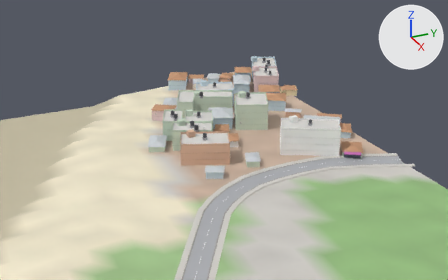
The glTF model city/hi/t_-3_-1.glb: old version first, new version second.
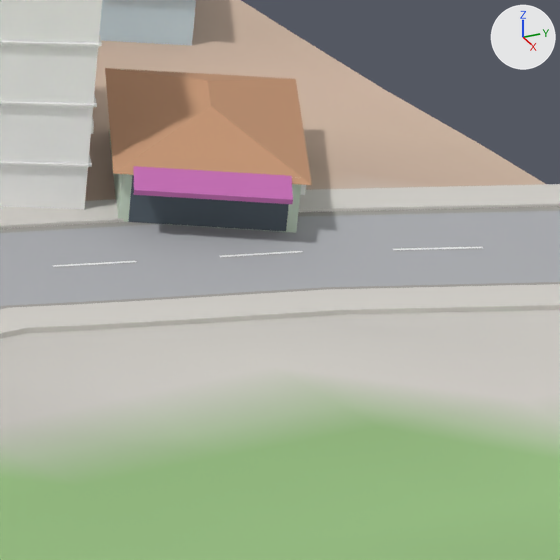
Each version appears first from a 50 mm lens placed at (-423.5, -174.1, 133.4), pointed at (-694.4, -52.3, -2.0), and next in a close-up on the part from 74% to 87% of the width and 48% to 69% of the height. Every picture has the same lights, and +X, +Y and +Z are marked at upper right. The first two pictures are the older version. Vertices at exactly the same position are counted once.

Objects in the first close-up: 'Buildings-col', 'Details', 'Roads-col', 'Sidewalks-col', 'Terrain-col'.
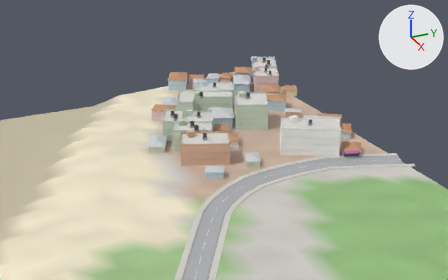
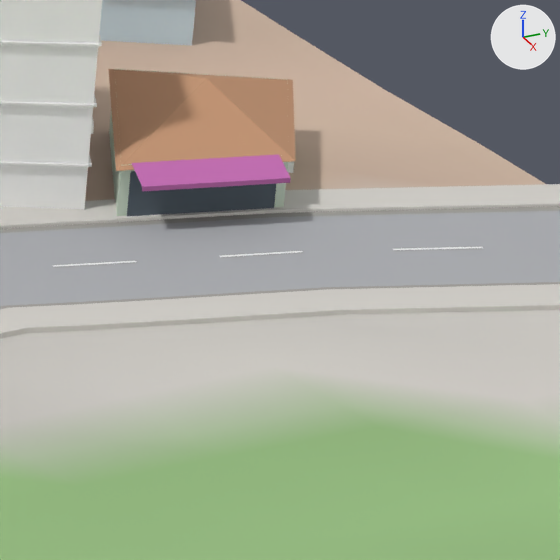
Location of each change, (x1, y1, x2, y2) in pixels of the close-ups (560 x 560 px; the box of a moved part takes in the faces that stretch with it):
'Buildings-col', reshaped: before (0, 0, 312, 233); after (0, 0, 296, 216)
'Details', reshaped: before (0, 34, 306, 231); after (0, 34, 294, 216)
part 1 of me_buildings_col, moved or reshaped: before (105, 68, 312, 233); after (108, 69, 296, 216)
part 2 of me_details, moved or reshaped: before (128, 175, 289, 231); after (127, 171, 276, 216)
part 3 of me_details, moved or reshaped: before (133, 190, 293, 204); after (142, 178, 291, 191)
part 4 of me_details, moved or reshaped: before (300, 185, 306, 195); after (287, 161, 294, 173)
part 5 of me_details, moved or reshaped: before (133, 166, 293, 200); after (132, 154, 290, 187)

The change in detail:
me_buildings_col is used by ob_buildings_col; location (0.0, 0.0, 0.0).
me_buildings_col had 491 vertices, 574 faces and spanned x -773.4..-626.5, y -100.4..9.9, z 4.6..22.1.
me_buildings_col now has 490 vertices, 572 faces and spans x -773.4..-629.0, y -100.4..9.9, z 4.6..22.1.
Part 1, on me_buildings_col:
3 vertices are removed from x -633.0..-626.5, y -22.5..-14.5, z 12.5..14.2.
8 faces are deleted.
7 vertices move from x -641.9..-627.1, y -21.8..-7.9, z 8.7..14.2 to x -641.8..-629.0, y -21.8..-13.6, z 8.7..14.7.
2 vertices are added at (-631.7, -22.2, 12.5), (-636.9, -8.1, 12.5).
6 new faces join them, mat_roof.
me_details is used by ob_details; location (0.0, 0.0, 0.0).
me_details had 2506 vertices, 4046 faces and spanned x -773.0..-625.8, y -91.4..10.0, z 7.2..24.8.
me_details now has 2506 vertices, 4046 faces and spans x -773.0..-627.9, y -91.4..10.0, z 7.2..24.8.
me_details part 2: the loose piece of 8 vertices spanning x -631.4..-627.3, y -21.4..-15.1, z 9.8..12.3 is scaled about its middle by (0.527, 1.12, 1), then moved by (-1.3, 0.5, 0.0).
me_details part 3: the loose piece of 8 vertices spanning x -629.9..-625.8, y -22.4..-16.0, z 12.1..12.3 is scaled about its middle by (0.527, 1.12, 1), then moved by (-1.1, 0.9, 0.0).
me_details part 4: the loose piece of 8 vertices spanning x -628.5..-627.6, y -14.2..-13.5, z 11.3..11.9 is moved by (-2.3, 0.9, 0.0).
Part 5, on me_details:
Vertex 1783 of me_details moves from (-631.4, -21.4, 12.7) at pixel (133, 166) to (-631.7, -21.3, 12.7) at pixel (131, 163).
Vertex 1784 of me_details moves from (-625.9, -16.0, 12.3) at pixel (292, 199) to (-627.9, -14.7, 12.3) at pixel (290, 177).
Vertex 1785 of me_details moves from (-627.4, -15.1, 12.7) at pixel (291, 175) to (-629.6, -14.2, 12.7) at pixel (279, 154).
Vertex 1786 of me_details moves from (-629.9, -22.4, 12.3) at pixel (133, 189) to (-630.0, -21.8, 12.3) at pixel (142, 186).
Other edits to the shape of me_details do not show in these pictures.
